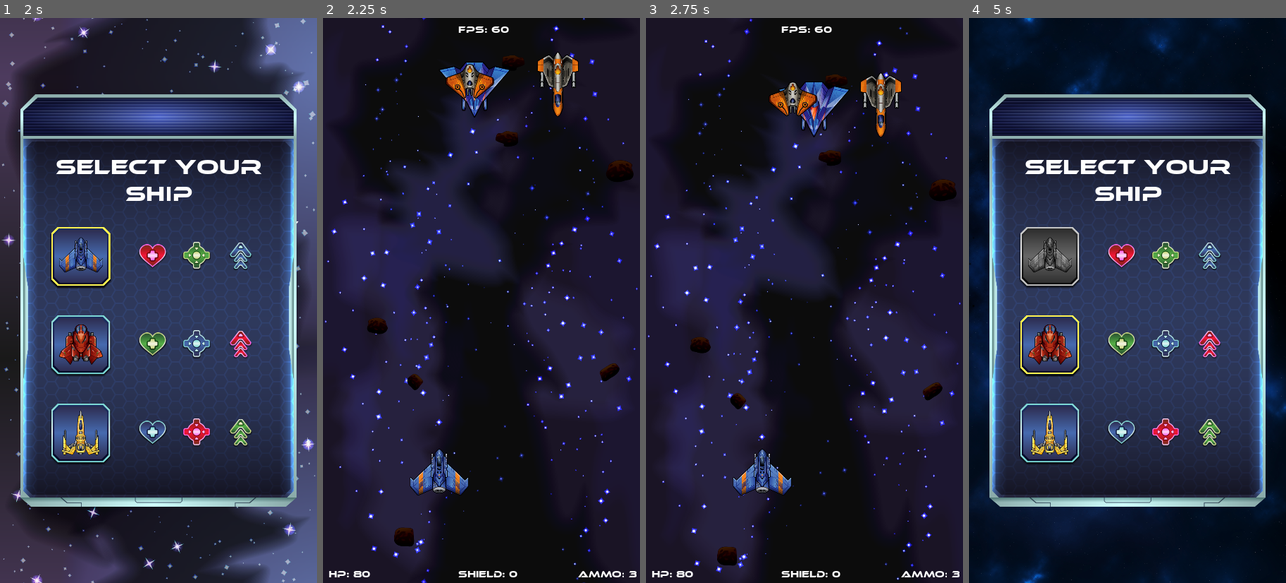
Above: before the commit, frames 1-4 (left to right).
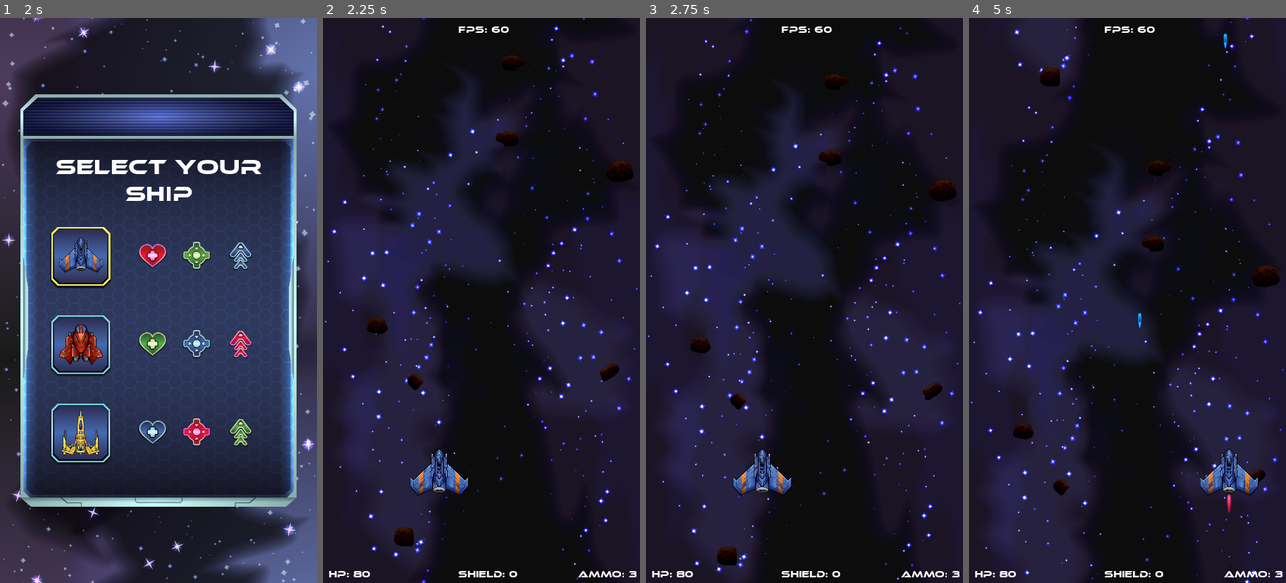
Above: after the commit, the same moments.

Repository: diegocantelmi82/TP-Final-Programacion-3
Game: Godot game, scene res://scenes/Main.tscn
Same seed, same stepped clock (60 frames per second), same inputs: the game is played once before the commit and once after it.
Inputs (mouse positions are in pixels of both pictures, inside the frame that each line leads up to):
- Up to frame 1 (2 s): click (158, 357) at 0.5 s; click (158, 357) at 1.25 s
- Up to frame 2 (2.25 s): click (405, 255) at 2 s
- Up to frame 3 (2.75 s): no input
- Up to frame 4 (5 s): tap Enter (continue) at 2.75 s; move the mouse to (1197, 272) at 2.77 s; hold Right (move_right) 2.78-3.53 s; tap Space (secondary_shoot) at 2.85, 3.8 s; tap Ctrl (shoot) at 3.05, 3.6, 4.55 s; move the mouse to (1064, 328) at 3.52 s; hold Left (move_left) 3.53-4.28 s; move the mouse to (1159, 176) at 4.27 s; hold Right (move_right) from 4.28 s (still down); hold Enter (continue) from 4.28 s (still down)

Frame 1 is identical in both runs. In frame 2, 1.7% of the frame differs, in the area x 36-81%, y 6-18%; in frame 3, 1.9%; in frame 4, 76%, in the area x 0-100%, y 0-100%.

Commit message:
Creacion de spawner de enemigos

Diff:
--- a/common/Enemy.gd
+++ b/common/Enemy.gd
@@ -18,12 +18,12 @@
 	var b = Bullet.instance()
 	b.init(bullet_power, true)
 	b.global_position = bulletInitPos.global_position
-	get_node("/root").add_child(b)
+	get_tree().get_current_scene().add_child(b)
 
 	b = Bullet.instance()
 	b.init(bullet_power, true)
 	b.global_position = bulletInitPos2.global_position
-	get_node("/root").add_child(b)
+	get_tree().get_current_scene().add_child(b)
 
 func dead():
 	.dead()
@@ -36,4 +36,4 @@
 	if random_number == 7:
 		var powerUp = PowerUp.instance()
 		powerUp.initPowerUp(self.global_position)
-		get_node("/root").add_child(powerUp)
+		get_tree().get_current_scene().add_child(powerUp)
--- a/common/Level.gd
+++ b/common/Level.gd
@@ -1,5 +1,7 @@
 extends Node
 
+var spawnerClass = load("res://common/Spawner.gd")
+var spawner: Spawner
 var ps: Resource
 var playerShip: Ship
 var shipInitPos = Vector2(-45, 1005)
@@ -9,9 +11,8 @@
 	loadPlayerShip()
 	playerShip.connect("dead", self, "on_ship_destroy")
 	AudioManager.play("blitz", true)
-
-func _process(delta):
-	pass
+	spawner = spawnerClass.new()
+	add_child(spawner)
 
 func loadPlayerShip():
 	if Player.main_ship == Player.player_ship.AVENGER:
@@ -27,23 +28,6 @@
 	playerShip.global_position = shipInitPos
 	self.add_child(playerShip)
 
-	# Codigo de prueba para testear colisiones
-	ps = ResourceLoader.load("res://scenes/enemies/Enemy1/Enemy1.tscn")
-	var enemy = ps.instance()
-	enemy.global_position = Vector2(500, 200)
-	self.add_child(enemy)
-
-	ps = ResourceLoader.load("res://scenes/enemies/Enemy2/Enemy2.tscn")
-	enemy = ps.instance()
-	enemy.global_position = Vector2(500, 200)
-	self.add_child(enemy)
-
-	ps = ResourceLoader.load("res://scenes/enemies/Enemy3/Enemy3.tscn")
-	enemy = ps.instance()
-	enemy.global_position = Vector2(800, 200)
-	self.add_child(enemy)
-	# Codigo de prueba para testear colisiones
-
 func on_ship_destroy():
 	if !Player.ships[Player.player_ship.AVENGER].is_alive && !Player.ships[Player.player_ship.DEFENDER].is_alive && !Player.ships[Player.player_ship.STRIKER].is_alive:
 		Player.game_state = Player.game_status.GAMEOVER
@@ -51,6 +35,7 @@
 	get_tree().change_scene("res://scenes/gameStatus/GameStatus.tscn")
 
 func onTimeout():
+	spawner.active = false
 	Player.current_level += 1
 	Player.current_level = clamp(Player.current_level, 1, 4)
 	get_tree().change_scene("res://scenes/gameStatus/GameStatus.tscn")
--- a/common/PlayerShip.gd
+++ b/common/PlayerShip.gd
@@ -22,12 +22,12 @@
 	var b = Bullet.instance()
 	b.init(bullet_power)
 	b.global_position = bulletInitPos.global_position
-	get_node("/root").add_child(b)
+	get_tree().get_current_scene().add_child(b)
 
 	b = Bullet.instance()
 	b.init(bullet_power)
 	b.global_position = bulletInitPos2.global_position
-	get_node("/root").add_child(b)
+	get_tree().get_current_scene().add_child(b)
 
 	AudioManager.play("laser")
 
@@ -37,7 +37,7 @@
 	var b = SpecialBullet.instance()
 	b.init(special_bullet_power)
 	b.global_position = SpecialBulletInitPos.global_position
-	get_node("/root").add_child(b)
+	get_tree().get_current_scene().add_child(b)
 
 func dead():
 	.dead()
--- /dev/null
+++ b/common/Spawner.gd
@@ -0,0 +1,48 @@
+class_name Spawner
+
+extends Node
+
+enum enemies {ENEMY1, ENEMY2, ENEMY3}
+
+var enemy1: Resource = ResourceLoader.load("res://scenes/enemies/Enemy1/Enemy1.tscn")
+var enemy2: Resource = ResourceLoader.load("res://scenes/enemies/Enemy2/Enemy2.tscn")
+var enemy3: Resource = ResourceLoader.load("res://scenes/enemies/Enemy3/Enemy3.tscn")
+
+var active: bool = true
+var spawnTimer: Timer
+var enemy: Enemy
+
+var spawnTime = {
+	1: 5,
+	2: 4,
+	3: 3,
+	4: 2
+}
+
+func _ready():
+	spawnTimer = Timer.new()
+	get_tree().get_current_scene().add_child(spawnTimer)
+	spawnTimer.wait_time = spawnTime[Player.current_level]
+	spawnTimer.start()
+	spawnTimer.connect("timeout", self, "onTimeout")
+
+func onTimeout():
+	randomize()
+	var enemyType = randi() % 3
+	spawnEnemy(enemyType)
+
+	if !active:
+		spawnTimer.stop()
+
+func spawnEnemy(enemyType):
+	if enemyType == enemies.ENEMY1:
+		enemy = enemy1.instance()
+	elif enemyType == enemies.ENEMY2:
+		enemy = enemy2.instance()
+	elif enemyType == enemies.ENEMY3:
+		enemy = enemy3.instance()
+
+	randomize()
+	var posX = randi() % 950 + 50
+	enemy.global_position = Vector2(posX, 20)
+	get_tree().get_current_scene().add_child(enemy)
--- a/common/playerController/playerController.gd
+++ b/common/playerController/playerController.gd
@@ -2,7 +2,6 @@
 
 var playerPolling = load("res://common/playerController/playerPolling.gd")
 
-# Instancia de la clase que manejara los eventos input en un momento dado
 var inputController = playerPolling.new()
 
 func handleInput(player, delta):
--- a/project.godot
+++ b/project.godot
@@ -34,6 +34,11 @@
 "language": "GDScript",
 "path": "res://common/Ship.gd"
 }, {
+"base": "Node",
+"class": "Spawner",
+"language": "GDScript",
+"path": "res://common/Spawner.gd"
+}, {
 "base": "Bullet",
 "class": "SpecialBullet",
 "language": "GDScript",
@@ -55,6 +60,7 @@
 "GenericButton": "",
 "PlayerShip": "",
 "Ship": "",
+"Spawner": "",
 "SpecialBullet": "",
 "playerController": "",
 "playerPolling": ""
--- a/scenes/avenger/Avenger.gd
+++ b/scenes/avenger/Avenger.gd
@@ -8,6 +8,6 @@
 	var b = Bullet.instance()
 	b.init(bullet_power)
 	b.global_position = bulletInitPos.global_position
-	get_node("/root").add_child(b)
+	get_tree().get_current_scene().add_child(b)
 
 	AudioManager.play("laser")
